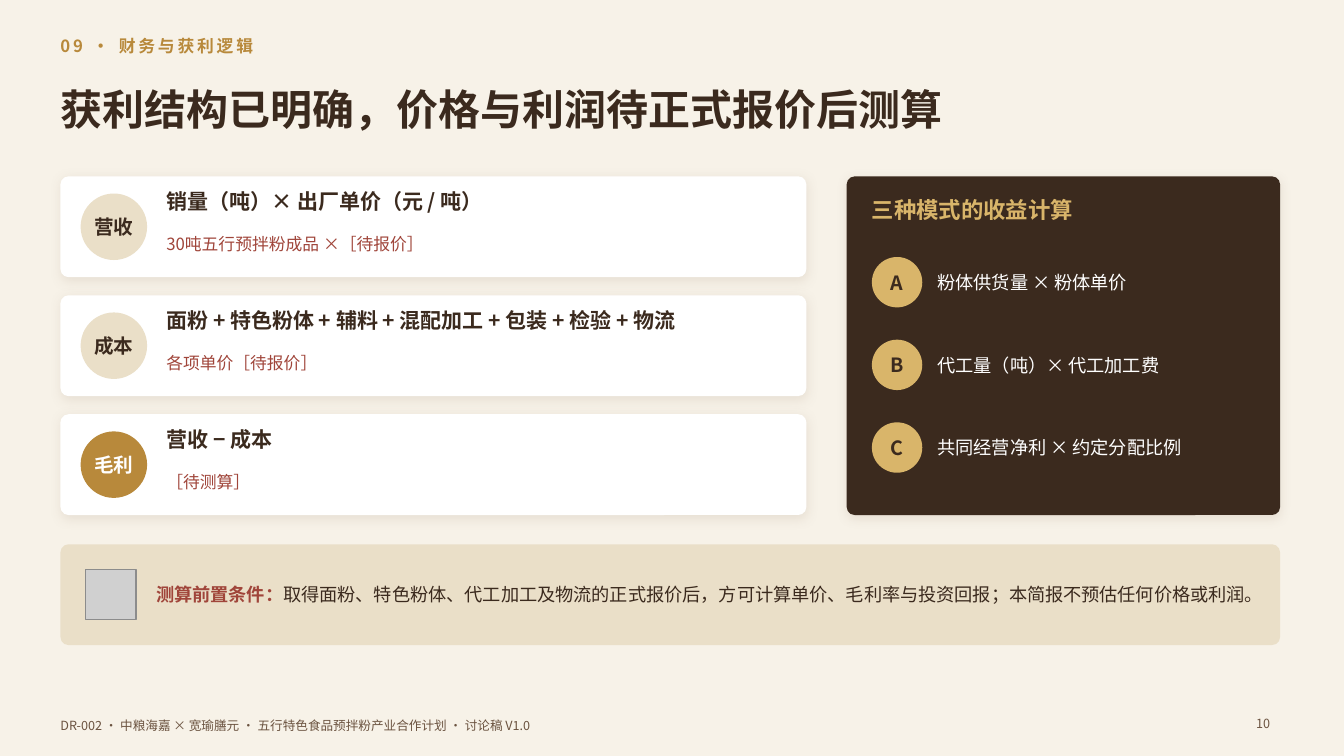
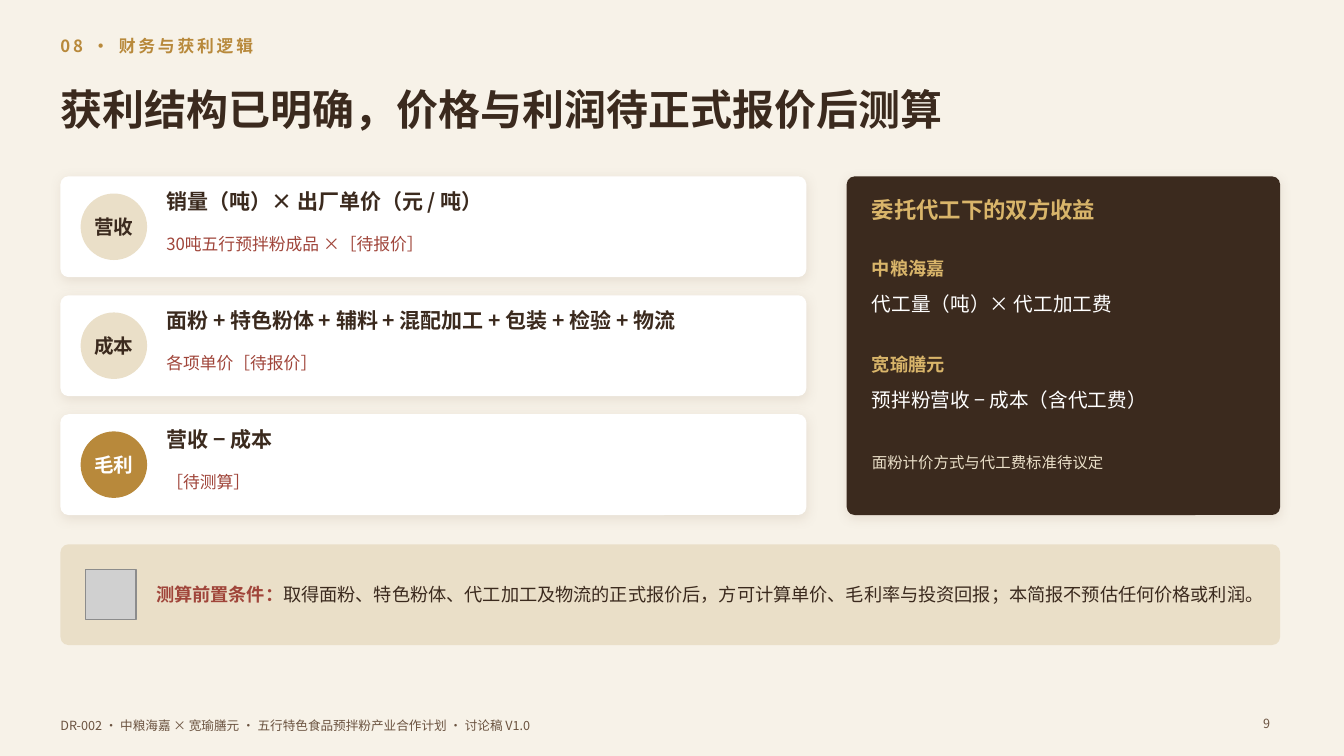
Before and after one commit to yes039/yes039, a slide deck: slide 9 of DR-002/DR-002_中粮海嘉五行预拌粉合作计划_V1.0.pptx (slide 10 before the commit). Drawn at 1344x756 pixels with LibreOffice and Linux fonts; fonts in the diff are those of the drawing; grey boxes stand for pictures. Boxes give left, top, right and bottom in pixels: in the first picture for what was removed or moved away, otherwise in the second. Text is boxed around its words. In the diff, an @@ line names an element or a change of style, - is before the commit and + after.

```diff
--- a/DR-002/DR-002_中粮海嘉五行预拌粉合作计划_V1.0.pptx
+++ b/DR-002/DR-002_中粮海嘉五行预拌粉合作计划_V1.0.pptx
@@ text at (60,37,253,54): text changed @@
-09 · 财务与获利逻辑
+08 · 财务与获利逻辑
@@ text at (872,199,1095,220): text changed @@
-三种模式的收益计算
+委托代工下的双方收益
@@ ellipse removed at (872,257,923,308) @@
@@ text added at (872,259,945,277), 13 pt, text #D9B56A, bold @@
+中粮海嘉
@@ text "代工量（吨）× 代工加工费": place and size @@
-text "代工量（吨）× 代工加工费" at (937,356,1160,374)
+text "代工量（吨）× 代工加工费" at (872,294,1112,313)
@@ text "代工量（吨）× 代工加工费" at (872,294,1112,313): size 13 to 14 pt; vertical alignment middle to top @@
@@ text removed at (891,275,904,290) @@
-A
@@ text at (872,355,945,373): text changed; text colour #FFFFFF to #D9B56A; bold on @@
-粉体供货量 × 粉体单价
+宽瑜膳元
@@ text "宽瑜膳元" at (872,355,945,373): vertical alignment middle to top @@
@@ ellipse removed at (872,340,923,390) @@
@@ text removed at (890,357,903,372) @@
-B
@@ text added at (872,390,1147,409), 14 pt, text #FFFFFF @@
+预拌粉营收 − 成本（含代工费）
@@ ellipse removed at (872,422,923,473) @@
@@ text removed at (891,440,904,455) @@
-C
@@ text removed at (937,438,1182,456) @@
-共同经营净利 × 约定分配比例
@@ text added at (872,455,1103,469), 11 pt, text #EADFC8 @@
+面粉计价方式与代工费标准待议定
@@ page number at (1263,718,1270,728): text changed @@
-10
+9
```
Also in this commit, not shown: 6 other slides changed, 1 slide removed, 4 other files.
